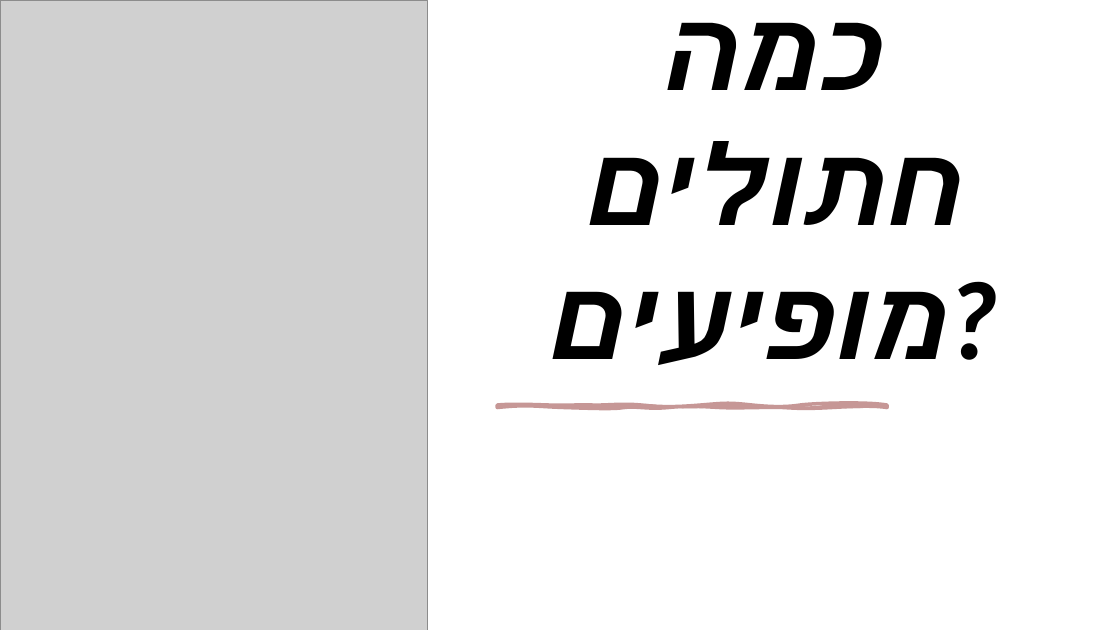
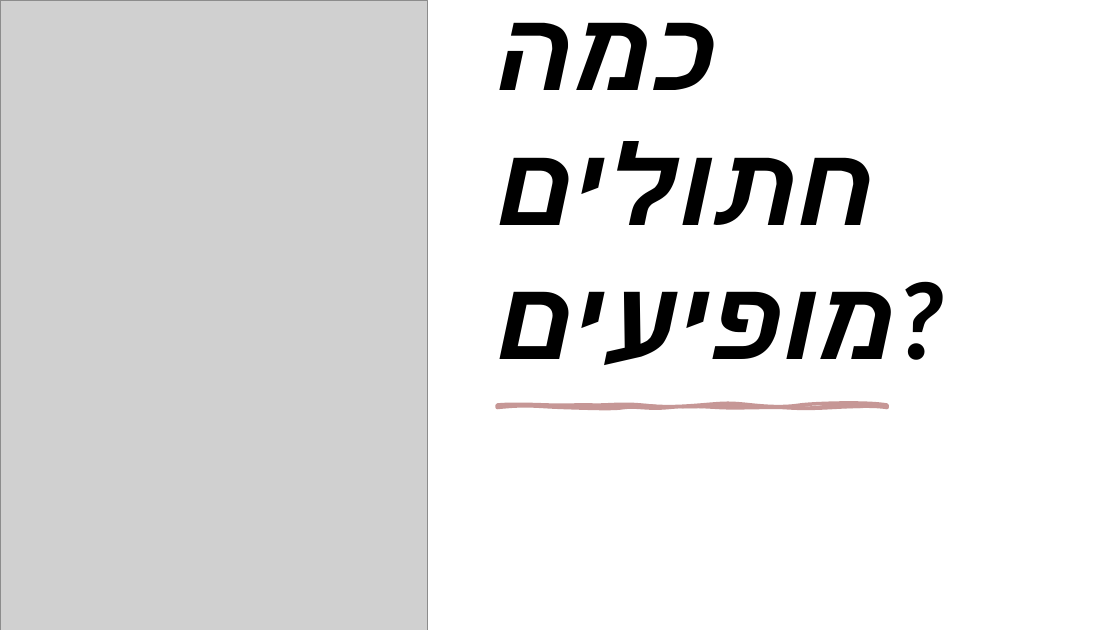
Before and after one commit to inbarblech/BCI4ALS---Team, a slide deck: slide 1 of images/Count Images/CountTemplate.pptx. Drawn at 1120x630 pixels with LibreOffice and Linux fonts; fonts in the diff are those of the drawing; grey boxes stand for pictures. Boxes give left, top, right and bottom in pixels: in the first picture for what was removed or moved away, otherwise in the second. Text is boxed around its words. In the diff, an @@ line names an element or a change of style, - is before the commit and + after.

```diff
--- a/images/Count Images/CountTemplate.pptx
+++ b/images/Count Images/CountTemplate.pptx
@@ title "כמה חתולים מופיעים?" at (495,22,945,365): alignment centre to left @@
```
Also in this commit, not shown: 1 slide added, 47 other files.
